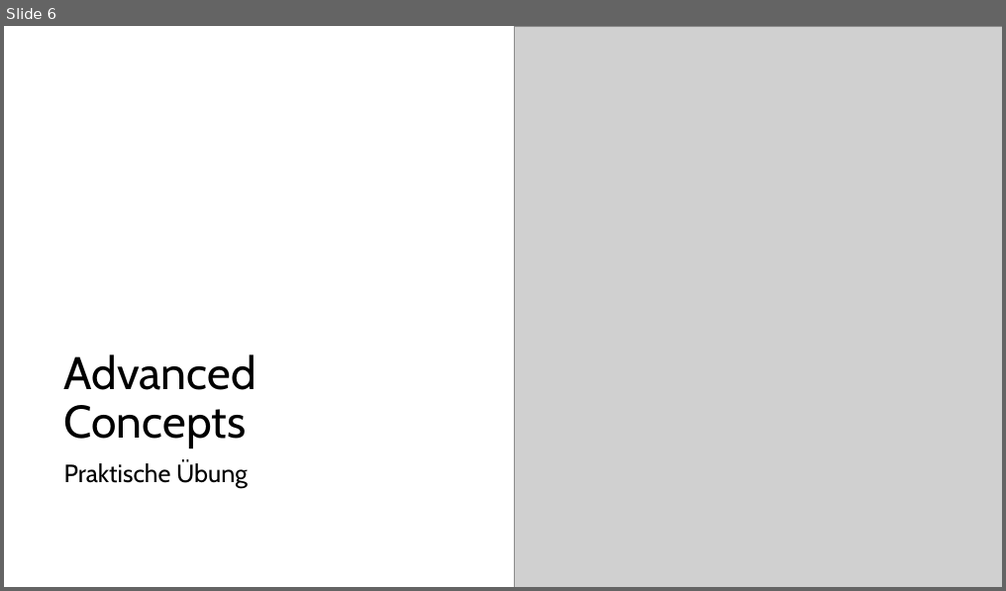
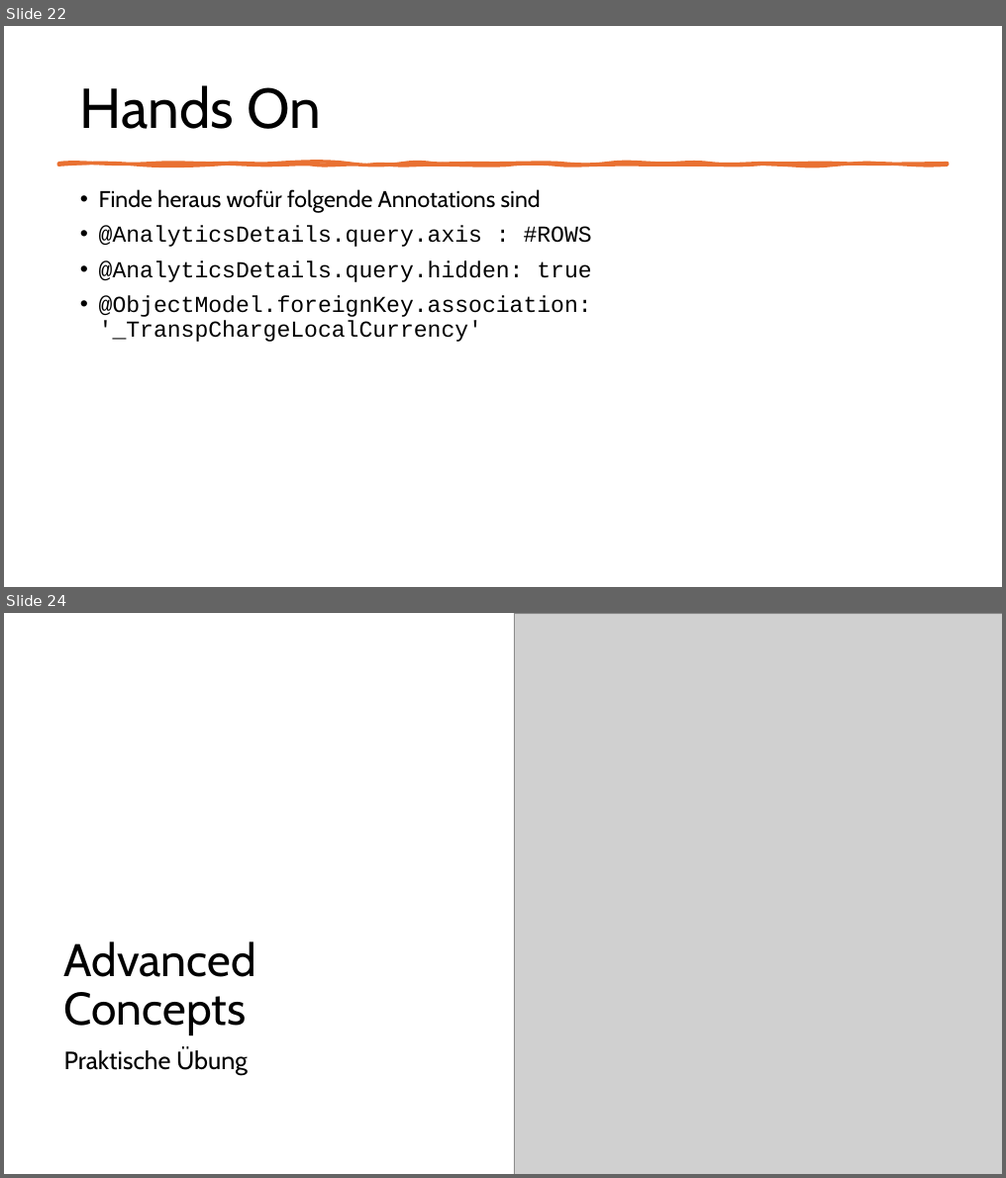
Before and after one commit to DevelopmentBvise/Schulung, a slide deck: CDS presentation/Tag2_Data Modeling with Core Data Services.pptx. Shown one above the other, each under a label of ours: slide 6 before the commit, slides 22 and 24 after it; the slides between them are not shown. The pictures are 1006x591 and 1006x1178 pixels, drawn with LibreOffice and Linux fonts; fonts in the diff are those of the drawing; grey boxes stand for pictures. Boxes give left, top, right and bottom in pixels: in the first picture for what was removed or moved away, otherwise in the second. Text is boxed around its words. In the diff, an @@ line names an element or a change of style, - is before the commit and + after.

```diff
--- a/CDS presentation/Tag2_Data Modeling with Core Data Services.pptx
+++ b/CDS presentation/Tag2_Data Modeling with Core Data Services.pptx
@@ slide 22 added at box(4, 26, 1002, 587), background #FFFFFF @@
@@ title added at box(80, 85, 321, 129), 54 pt, text #000000 @@
+Hands On
@@ freeform shape added at box(58, 163, 947, 165), fill #E97132, outline #E97132 3.25 pt @@
@@ text added at box(99, 189, 592, 342), 22 pt, text #000000 @@
+• Finde heraus wofür folgende Annotations sind
+• @AnalyticsDetails.query.axis : #ROWS
+• @AnalyticsDetails.query.hidden: true
+• @ObjectModel.foreignKey.association: '_TranspChargeLocalCurrency'
@@ what was slide 6 is now slide 24 @@
```
Also in this commit, not shown: 1 slide changed, 28 other slides added, 4 slides removed, 4 other files.
